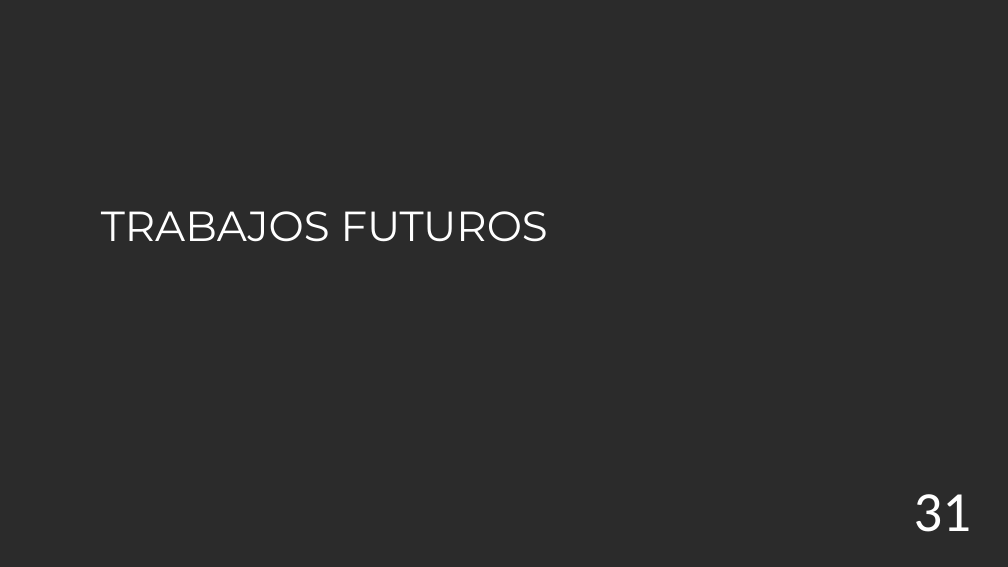
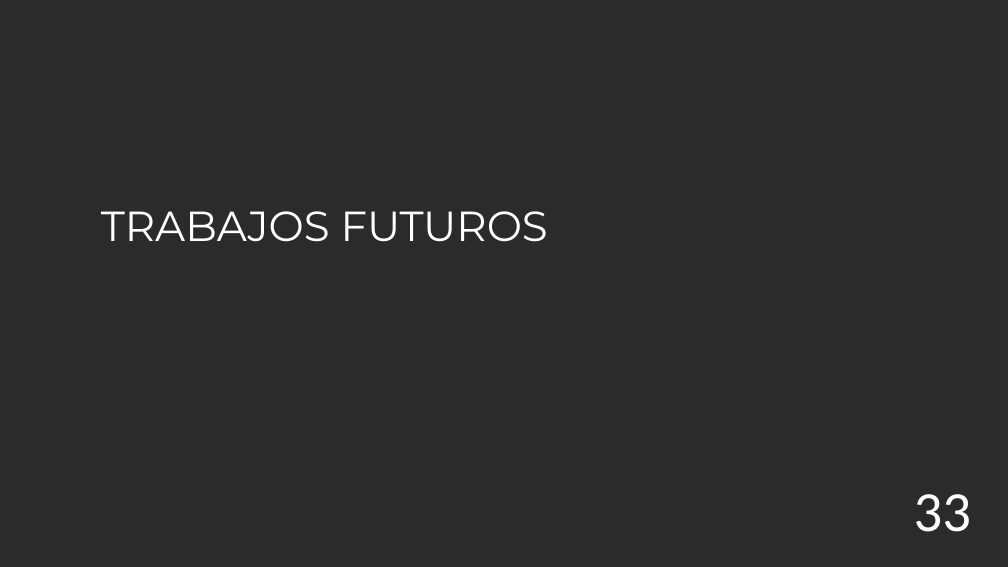
Before and after one commit to shdeza12/Collaborative-Mobile-Robot-System-for-Indoor-Navigation-Assistance-in-Multi-Level-Environments, a slide deck: slide 34 of Documentos/Presentacion/Presustentacion.pptx (slide 32 before the commit). Drawn at 1008x567 pixels with LibreOffice and Linux fonts; fonts in the diff are those of the drawing; background and template pictures are left out; a plain dark background stands for a picture behind light text. Boxes give left, top, right and bottom in pixels: in the first picture for what was removed or moved away, otherwise in the second. Text is boxed around its words. In the diff, an @@ line names an element or a change of style, - is before the commit and + after.

```diff
--- a/Documentos/Presentacion/Presustentacion.pptx
+++ b/Documentos/Presentacion/Presustentacion.pptx
@@ text at bbox=[914, 494, 971, 532]: text changed @@
-31
+33
```
Also in this commit, not shown: 14 other slides changed, 2 slides added, 6 other files.
